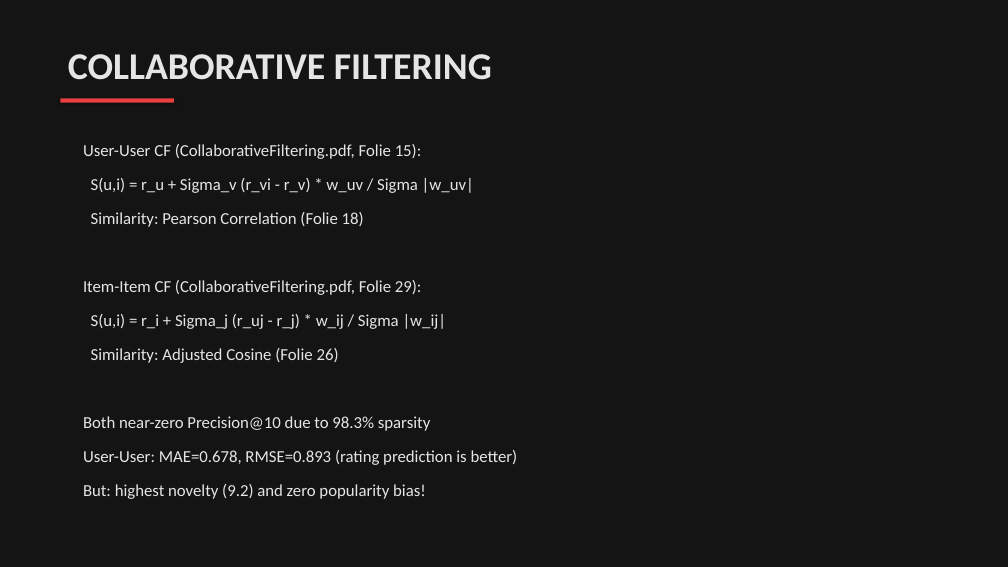
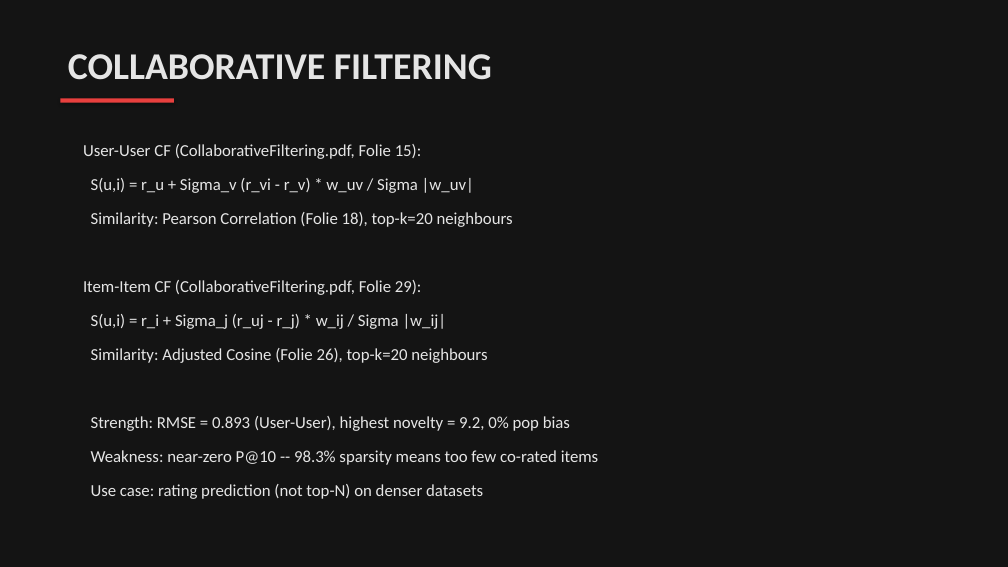
Before and after one commit to Thisisntevenmyfinale/cinematch, a slide deck: slide 7 of CineMatch_Presentation.pptx. Drawn at 1008x567 pixels with LibreOffice and Linux fonts; fonts in the diff are those of the drawing. Boxes give left, top, right and bottom in pixels: in the first picture for what was removed or moved away, otherwise in the second. Text is boxed around its words. In the diff, an @@ line names an element or a change of style, - is before the commit and + after.

```diff
--- a/CineMatch_Presentation.pptx
+++ b/CineMatch_Presentation.pptx
@@ text at [91,212,513,227]: text changed @@
-Similarity: Pearson Correlation (Folie 18)
+Similarity: Pearson Correlation (Folie 18), top-k=20 neighbours
@@ text at [91,348,487,363]: text changed @@
-Similarity: Adjusted Cosine (Folie 26)
+Similarity: Adjusted Cosine (Folie 26), top-k=20 neighbours
@@ text at [91,416,570,431]: text changed @@
-Both near-zero Precision@10 due to 98.3% sparsity
+Strength: RMSE = 0.893 (User-User), highest novelty = 9.2, 0% pop bias
@@ text at [91,450,599,465]: text changed @@
-User-User: MAE=0.678, RMSE=0.893 (rating prediction is better)
+Weakness: near-zero P@10 -- 98.3% sparsity means too few co-rated items
@@ text at [91,484,483,499]: text changed @@
-But: highest novelty (9.2) and zero popularity bias!
+Use case: rating prediction (not top-N) on denser datasets
```
Also in this commit, not shown: 11 other slides changed, 4 slides added, 1 other file.
